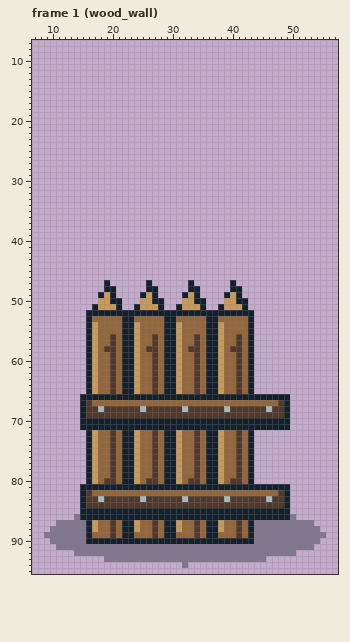
Pixel-art file: assets/kingdom/buildings_expanded.aseprite. The picture above was drawn from the file before the commit.
64x96 pixels, 92 frames. Shown: frame 1 (wood_wall): x 7..57, y 7..95. The commit also changed other frames, which this record leaves out.
The result:
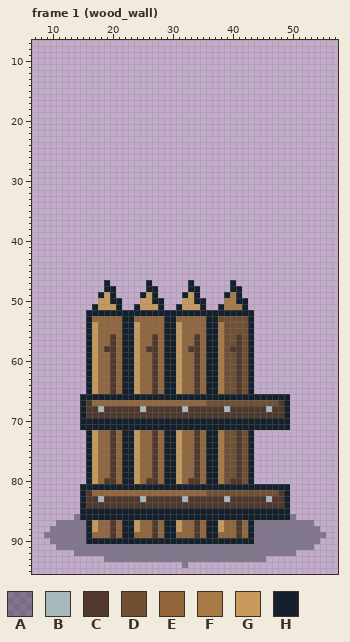
Palette (. is transparent): A #08131c5a  B #a5b9bc  C #50382b  D #715032  E #93663c  F #a77a46  G #c79a5b  H #14212c
Change:
layer "구조·재질 보정" added
Frame 1 (wood_wall), layer "구조·재질 보정":
Colour E gives way to colour D in row 53 at x 38 to 42; in rows 54 to 55 at x 39 to 42; in rows 56 to 57 at x 39 to 40 and 42; in row 58 at x 39 and 42; in rows 59 to 65 at x 39 to 40 and 42; in row 67 at x 36 to 47.
Colour E gives way to colour D in rows 72 to 79 at x 39 to 40 and 42; in row 80 at x 39 and 42; in row 82 at x 36 to 47.
Colour G gives way to colour F in row 49 at x 40; in row 50 at x 39 to 40; in row 51 at x 39 to 41; in rows 54 to 65 at x 38; in rows 72 to 80 at x 38.
Where, in picture pixels (left, top, right, bottom), the same in both pictures:
changed: (206, 292, 278, 496)
